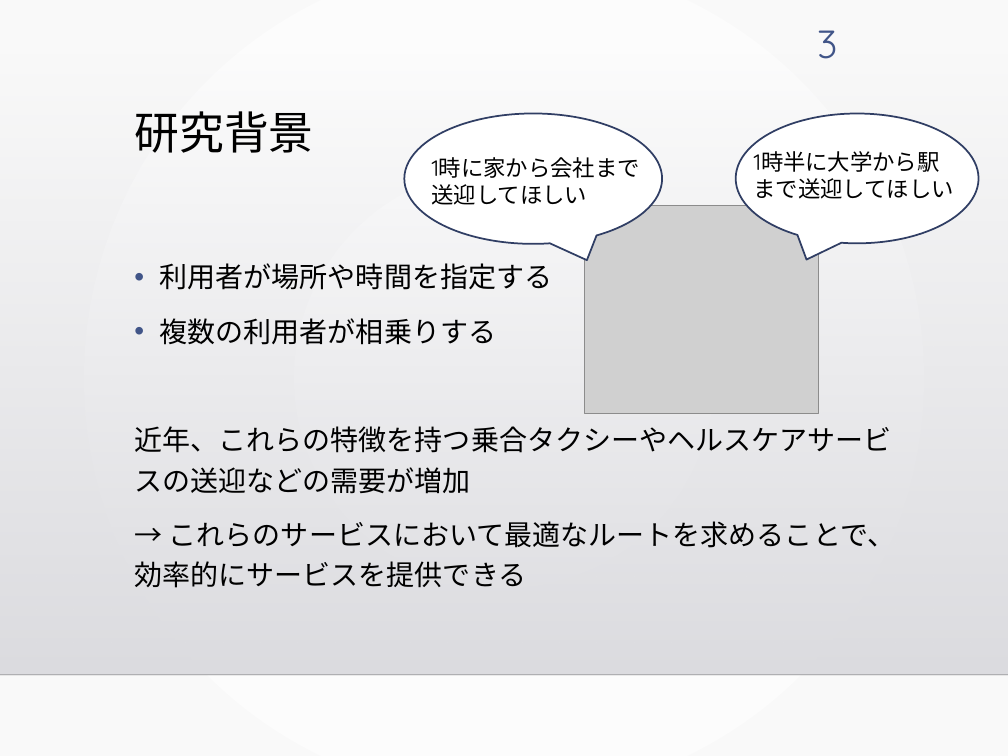
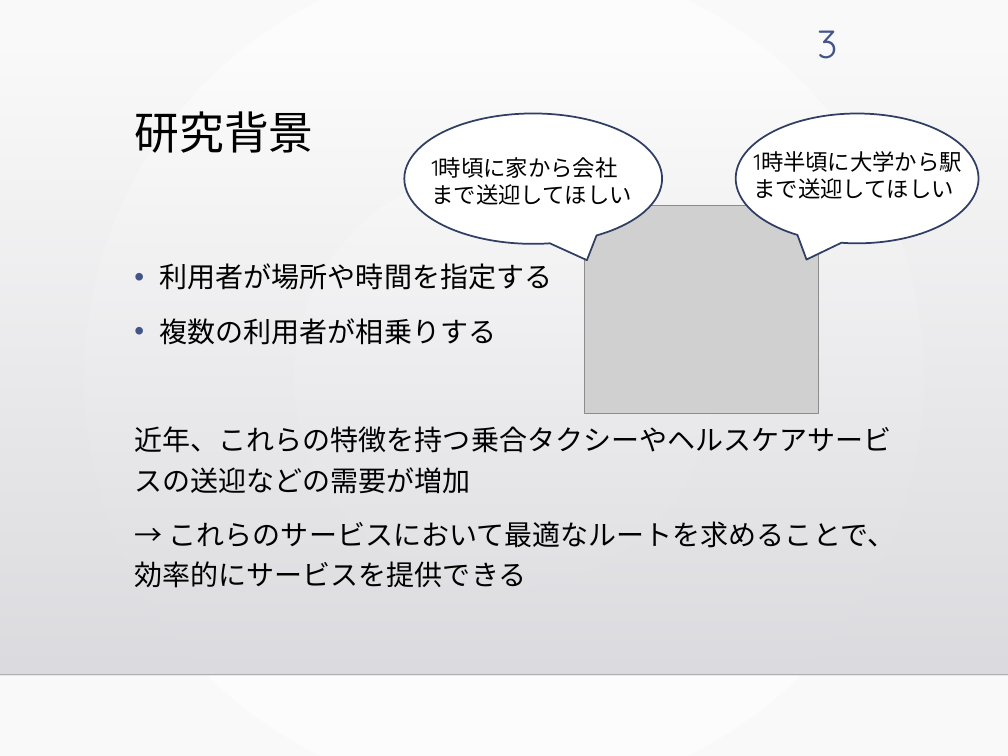
Before and after one commit to kotaro400/DARP, a slide deck: slide 3 of 卒論発表_10分用.pptx. Drawn at 1008x756 pixels with LibreOffice and Linux fonts; fonts in the diff are those of the drawing; grey boxes stand for pictures; background and template pictures are left out. Boxes give left, top, right and bottom in pixels: in the first picture for what was removed or moved away, otherwise in the second. Text is boxed around its words. In the diff, an @@ line names an element or a change of style, - is before the commit and + after.

```diff
--- a/卒論発表_10分用.pptx
+++ b/卒論発表_10分用.pptx
@@ text at (x1=744, y1=143, x2=983, y2=208): text changed @@
-1時半に大学から駅まで送迎してほしい
+1時半頃に大学から駅まで送迎してほしい
@@ text at (x1=432, y1=157, x2=632, y2=205): text changed @@
-1時に家から会社まで
-送迎してほしい
+1時頃に家から会社
+まで送迎してほしい
```
Also in this commit, not shown: 4 other slides changed.
